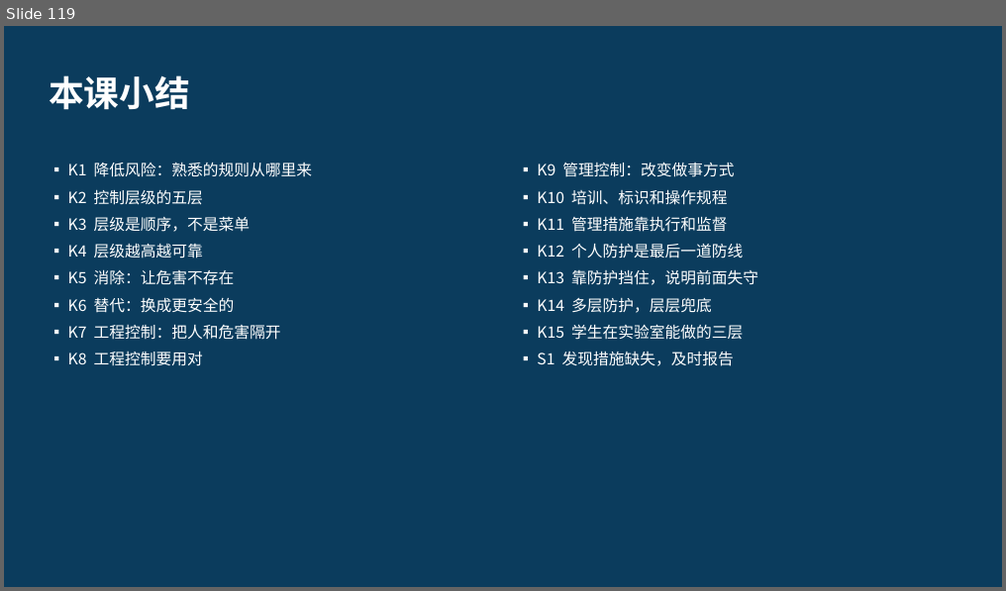
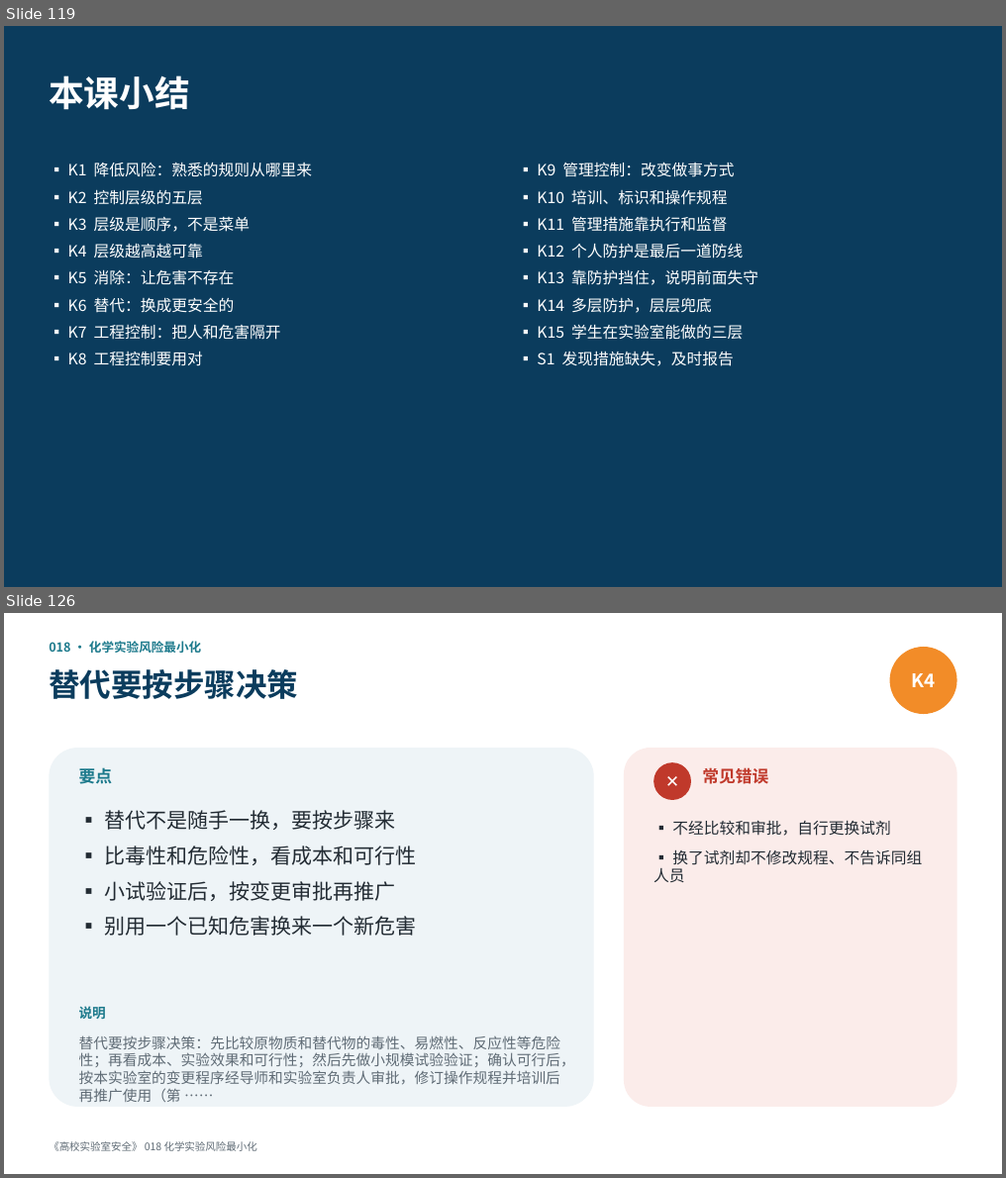
Before and after one commit to hanrongwx-max/videoyoutubo, a slide deck: course/高校实验室安全/课件/第2章_危险源辨识与风险评估.pptx. Shown one above the other, each under a label of ours: slide 119 before the commit, slides 119 and 126 after it; the slides between them are not shown. The pictures are 1006x591 and 1006x1178 pixels, drawn with LibreOffice and Linux fonts; fonts in the diff are those of the drawing. Boxes give left, top, right and bottom in pixels: in the first picture for what was removed or moved away, otherwise in the second. Text is boxed around its words. In the diff, an @@ line names an element or a change of style, - is before the commit and + after.

```diff
--- a/course/高校实验室安全/课件/第2章_危险源辨识与风险评估.pptx
+++ b/course/高校实验室安全/课件/第2章_危险源辨识与风险评估.pptx
@@ slide 126 added at box(4, 613, 1002, 1174), background #FFFFFF @@
@@ text added at box(49, 641, 201, 653), 12 pt, text #1D7A8C, bold @@
+018 · 化学实验风险最小化
@@ text added at box(49, 669, 298, 699), 30 pt, text #0B3C5D, bold @@
+替代要按步骤决策
@@ ellipse added at box(890, 647, 957, 714), fill #F28C28, 18 pt, text #FFFFFF, bold @@
+K4
@@ rounded rectangle added at box(49, 748, 594, 1107), fill #EEF4F7 @@
@@ rounded rectangle added at box(624, 748, 957, 1107), fill #FBECEA @@
@@ text added at box(79, 768, 113, 784), 16 pt, text #1D7A8C, bold @@
+要点
@@ ellipse added at box(653, 762, 691, 800), fill #C0392B, 16 pt, text #FFFFFF, bold @@
+✕
@@ text added at box(702, 768, 768, 784), 16 pt, text #C0392B, bold @@
+常见错误
@@ text added at box(104, 810, 417, 936), 20 pt, text #222B33 @@
+▪ 替代不是随手一换，要按步骤来
+▪ 比毒性和危险性，看成本和可行性
+▪ 小试验证后，按变更审批再推广
+▪ 别用一个已知危害换来一个新危害
@@ text added at box(653, 820, 922, 882), 15 pt, text #222B33 @@
+▪ 不经比较和审批，自行更换试剂
+▪ 换了试剂却不修改规程、不告诉同组人员
@@ text added at box(79, 1007, 106, 1019), 13 pt, text #1D7A8C, bold @@
+说明
@@ text added at box(79, 1036, 575, 1085), 14 pt, text #5F6B75 @@
+替代要按步骤决策：先比较原物质和替代物的毒性、易燃性、反应性等危险性；再看成本、实验效果和可行性；然后先做小规模试验验证；确认可行后，按本实验室的变更程序经导师和实验室负责人审批，修订操作规程并培训后再推广使用（第 ……
@@ text added at box(49, 1142, 257, 1152), 10 pt, text #5F6B75 @@
+《高校实验室安全》 018 化学实验风险最小化
```
Also in this commit, not shown: 17 other slides added, 3 other files.
